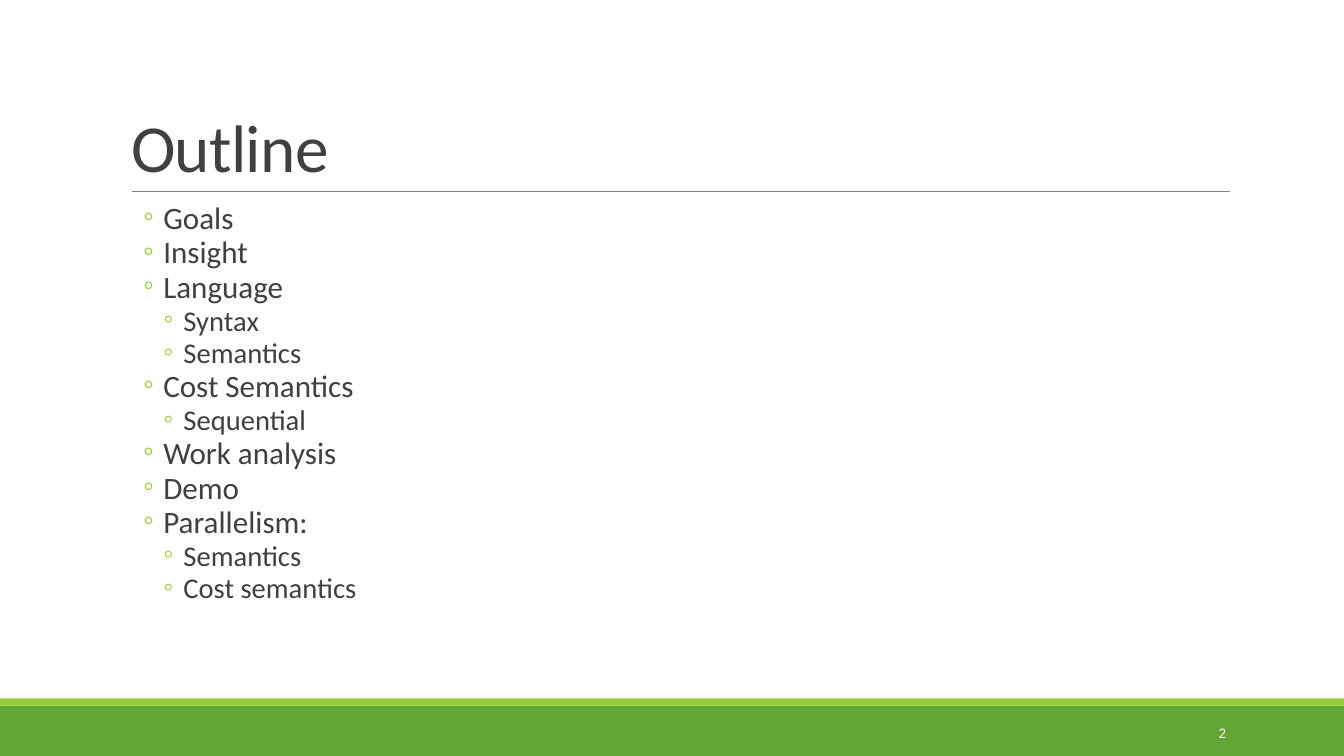
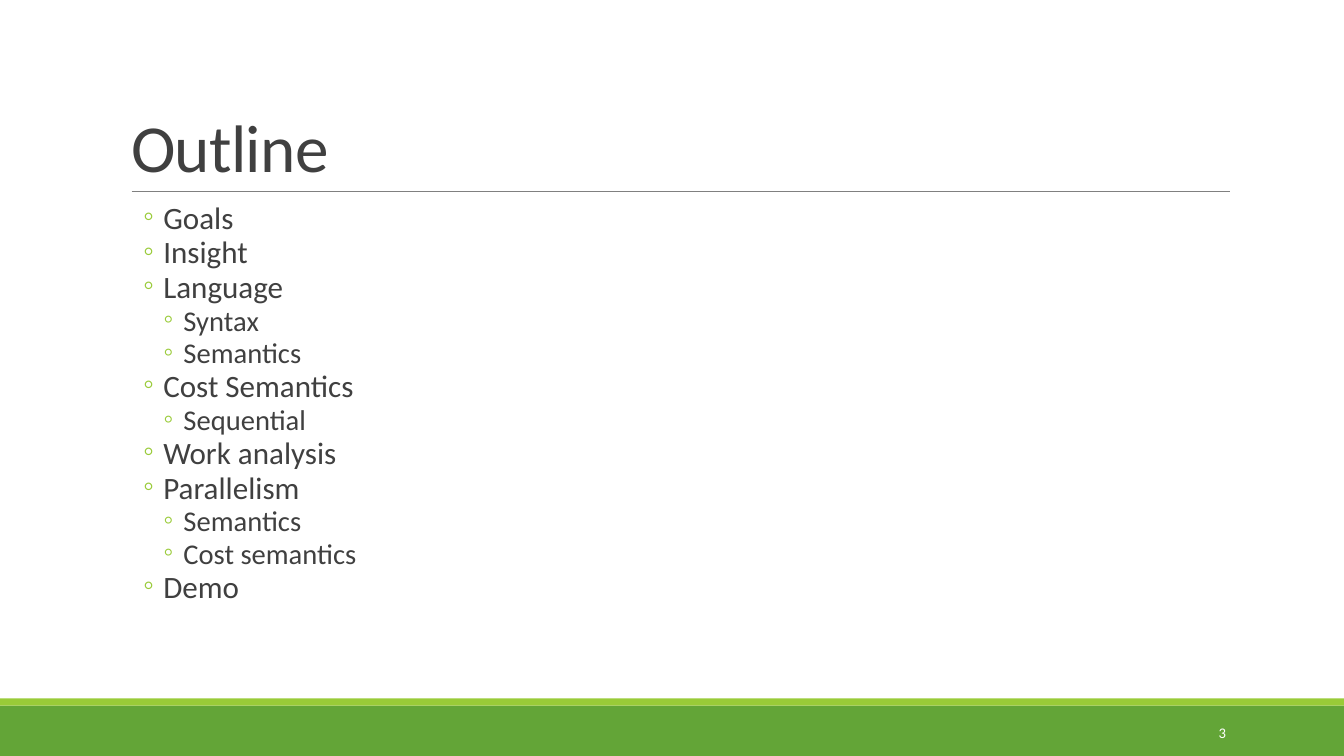
Before and after one commit to rbohrer/pl-course, a slide deck: slide 3 of LectureSlides/99ParallelFunctional.pptx (slide 2 before the commit). Drawn at 1344x756 pixels with LibreOffice and Linux fonts; fonts in the diff are those of the drawing. Boxes give left, top, right and bottom in pixels: in the first picture for what was removed or moved away, otherwise in the second. Text is boxed around its words. In the diff, an @@ line names an element or a change of style, - is before the commit and + after.

```diff
--- a/LectureSlides/99ParallelFunctional.pptx
+++ b/LectureSlides/99ParallelFunctional.pptx
@@ text at (163,477,299,500): text changed @@
-  ◦ Demo
-  ◦ Parallelism:
+  ◦ Parallelism
@@ text at (163,578,239,598): paragraph added @@
+  ◦ Demo
```
Also in this commit, not shown: 3 other slides changed, 1 slide added.
